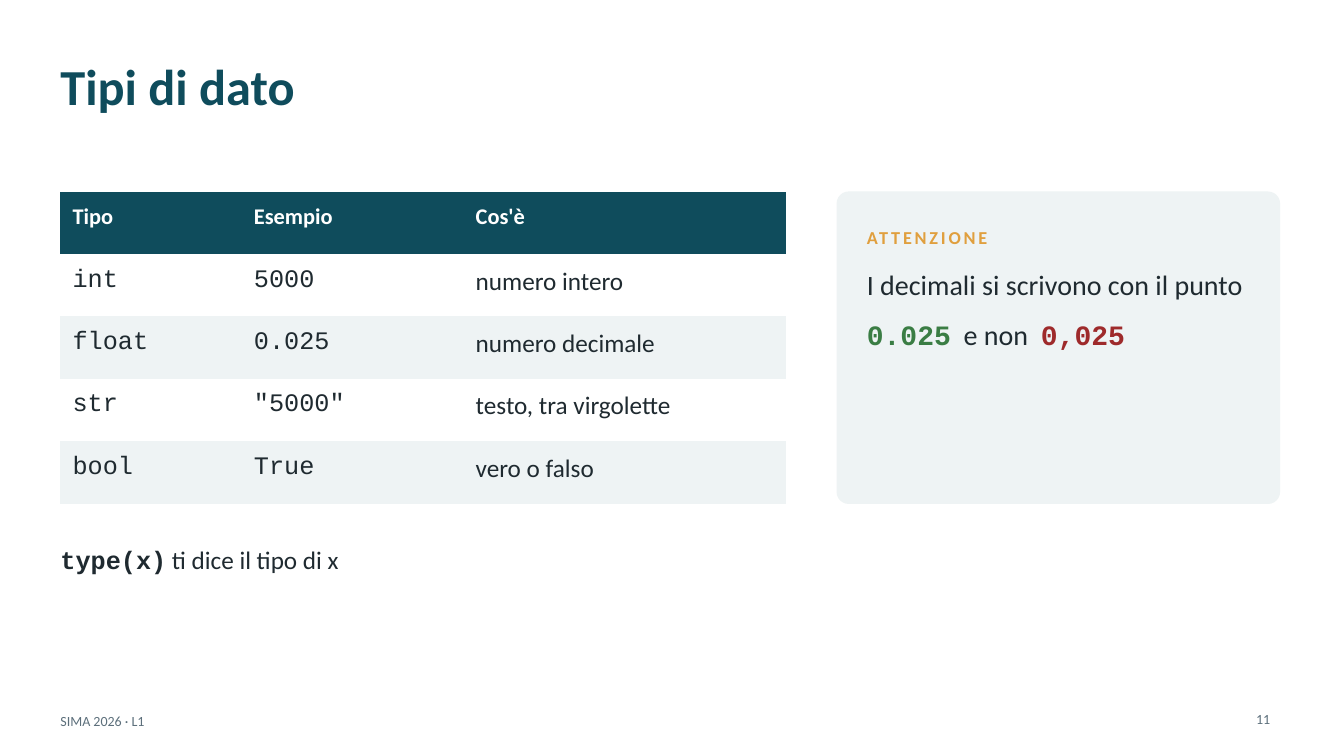
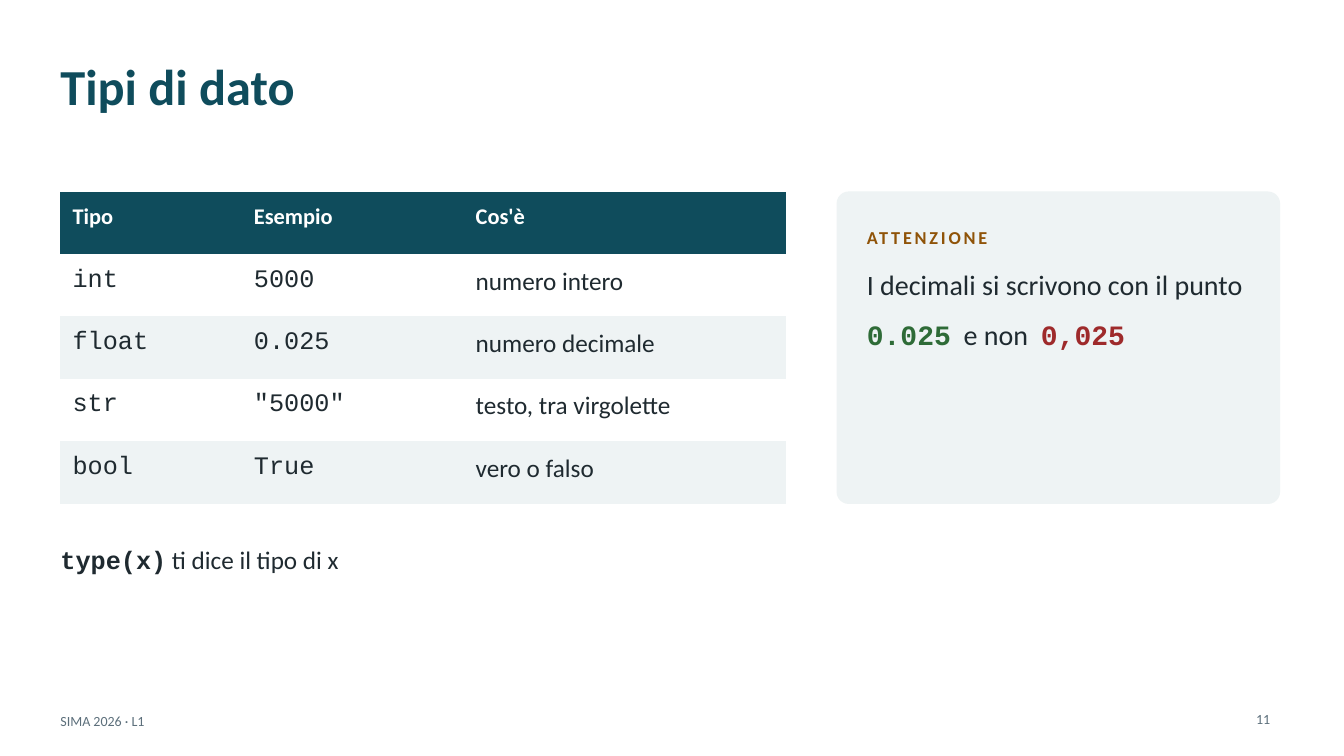
Before and after one commit to andrealorenzon/SIMA2026, a slide deck: slide 11 of lezioni/L01_python_calcolatrice/slide.pptx. Drawn at 1344x756 pixels with LibreOffice and Linux fonts; fonts in the diff are those of the drawing. Boxes give left, top, right and bottom in pixels: in the first picture for what was removed or moved away, otherwise in the second. Text is boxed around its words. In the diff, an @@ line names an element or a change of style, - is before the commit and + after.

```diff
--- a/lezioni/L01_python_calcolatrice/slide.pptx
+++ b/lezioni/L01_python_calcolatrice/slide.pptx
@@ text "ATTENZIONE" at box(867, 217, 1250, 257): text colour #E09F3E to #8F5308 @@
@@ text at box(867, 326, 1125, 350): text colour #3A7D44 to #2E6B37 in "0.025" @@
```
Also in this commit, not shown: 5 other slides changed, 2 other files.
